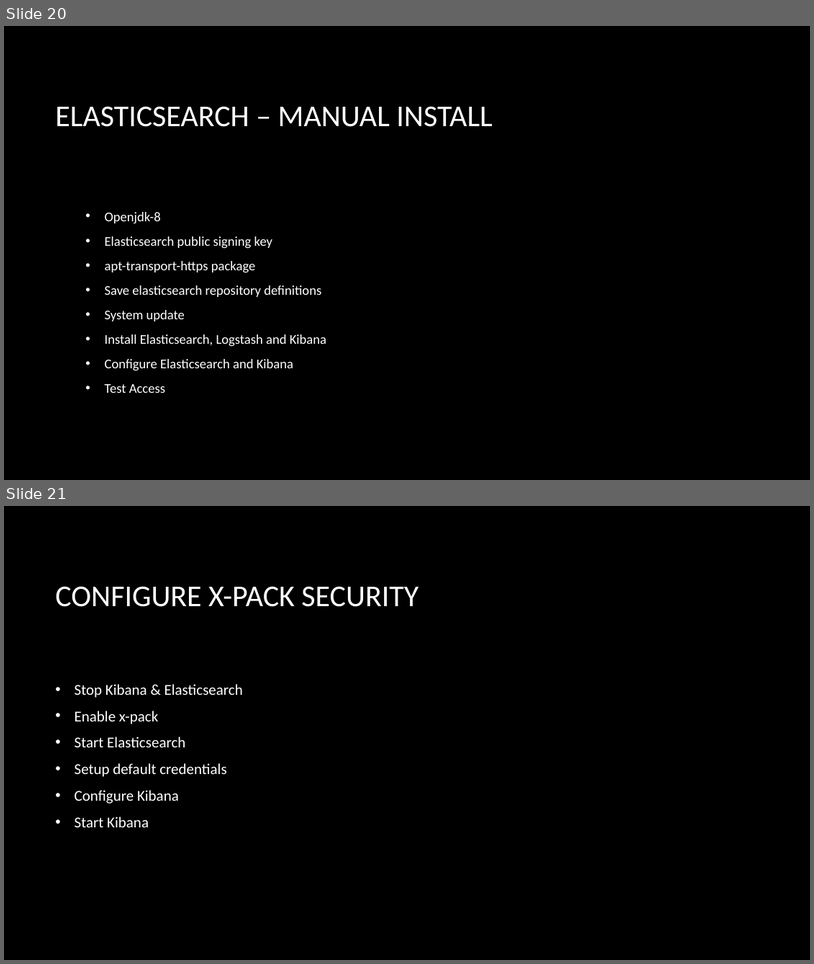
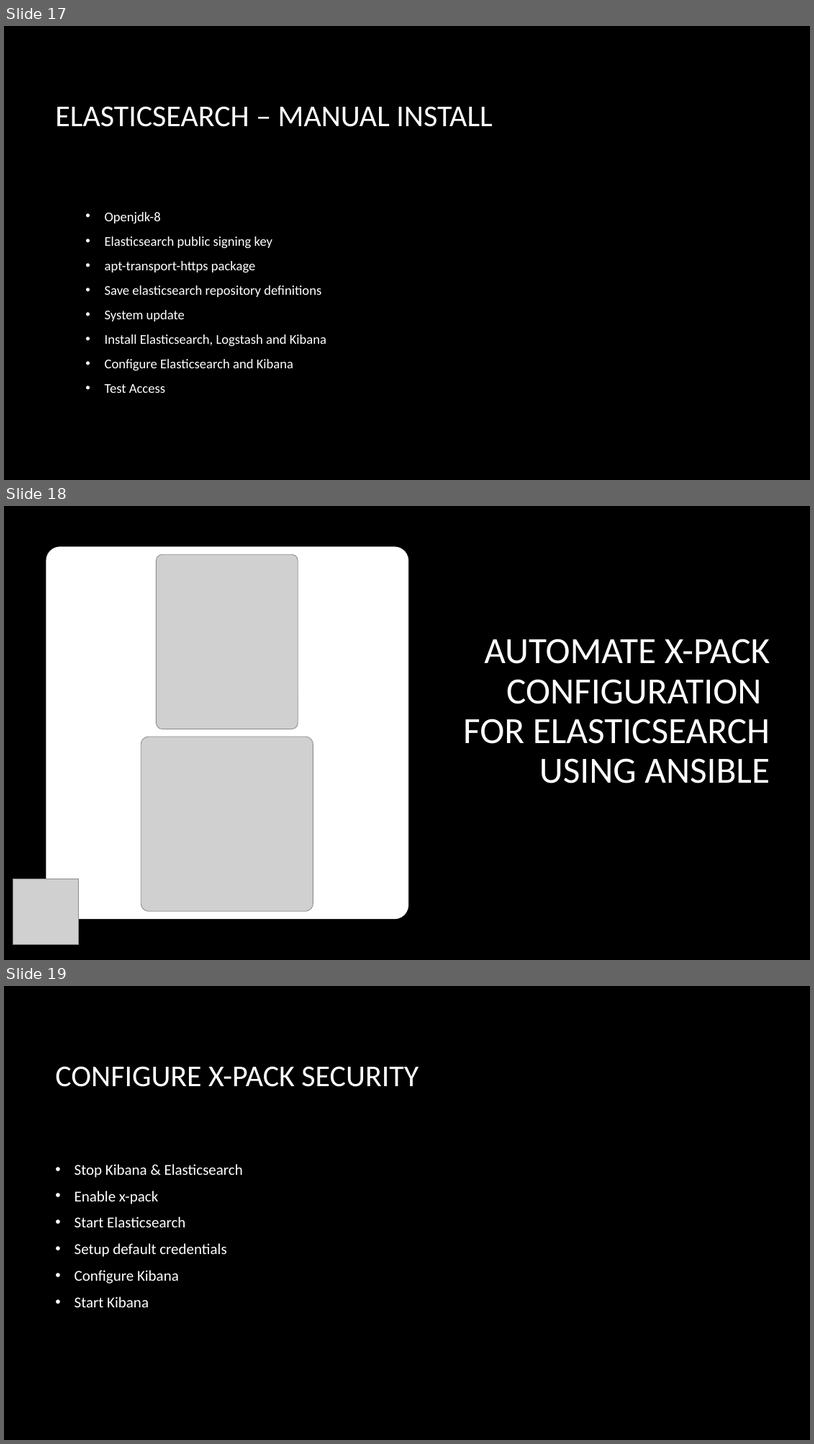
Before and after one commit to guanchaoguo/DeployElasticsearchUsingAnsible, a slide deck: artifacts/presentation/ElasticsearchUsingAnsible.pptx. Shown one above the other, each under a label of ours: slides 20 and 21 before the commit, slides 17, 18 and 19 after it. The pictures are 814x964 and 814x1444 pixels, drawn with LibreOffice and Linux fonts; fonts in the diff are those of the drawing; grey boxes stand for pictures; background and template pictures are left out. Boxes give left, top, right and bottom in pixels: in the first picture for what was removed or moved away, otherwise in the second. Text is boxed around its words. In the diff, an @@ line names an element or a change of style, - is before the commit and + after.

Commit message:
added elk configurations and vault pass

```diff
--- a/artifacts/presentation/ElasticsearchUsingAnsible.pptx
+++ b/artifacts/presentation/ElasticsearchUsingAnsible.pptx
@@ slide 18 added at [4,506,810,960], background picture (left out) @@
@@ rounded rectangle added at [47,548,407,917], fill #FFFFFF, outline #FFFFFF 4 pt @@
@@ picture added at [157,554,298,728] @@
@@ title added at [463,638,770,783], 44 pt, text #FFFFFF @@
+AUTOMATE X-PACK CONFIGURATION FOR ELASTICSEARCH
+USING ANSIBLE
@@ picture added at [142,736,314,911] @@
@@ picture added at [13,879,79,944] @@
@@ what was slide 20 is now slide 17 @@
@@ what was slide 21 is now slide 19 @@
```
Also in this commit, not shown: 2 slides changed, 24 other slides added, 2 slides removed, 28 other files.
